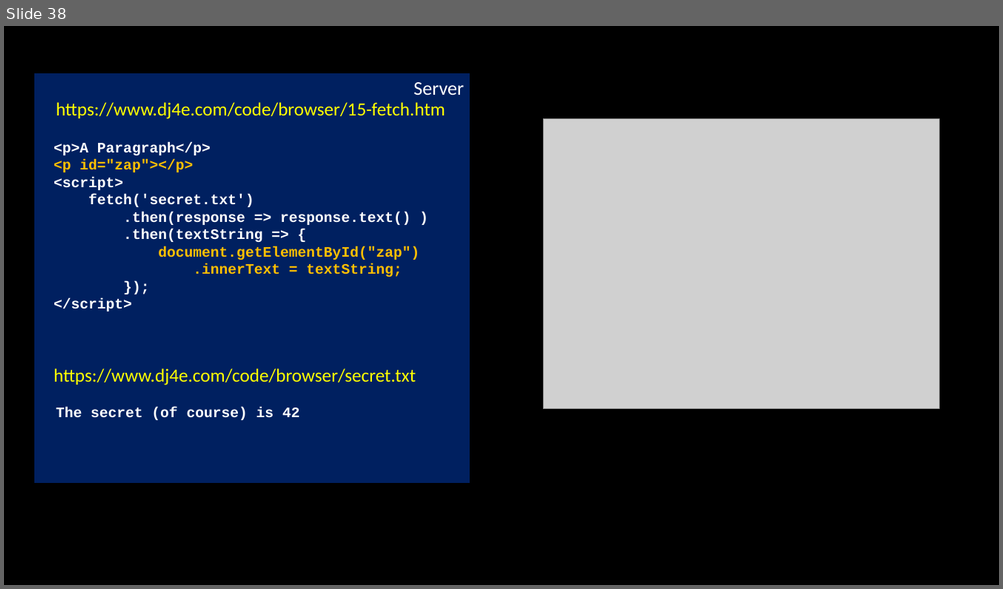
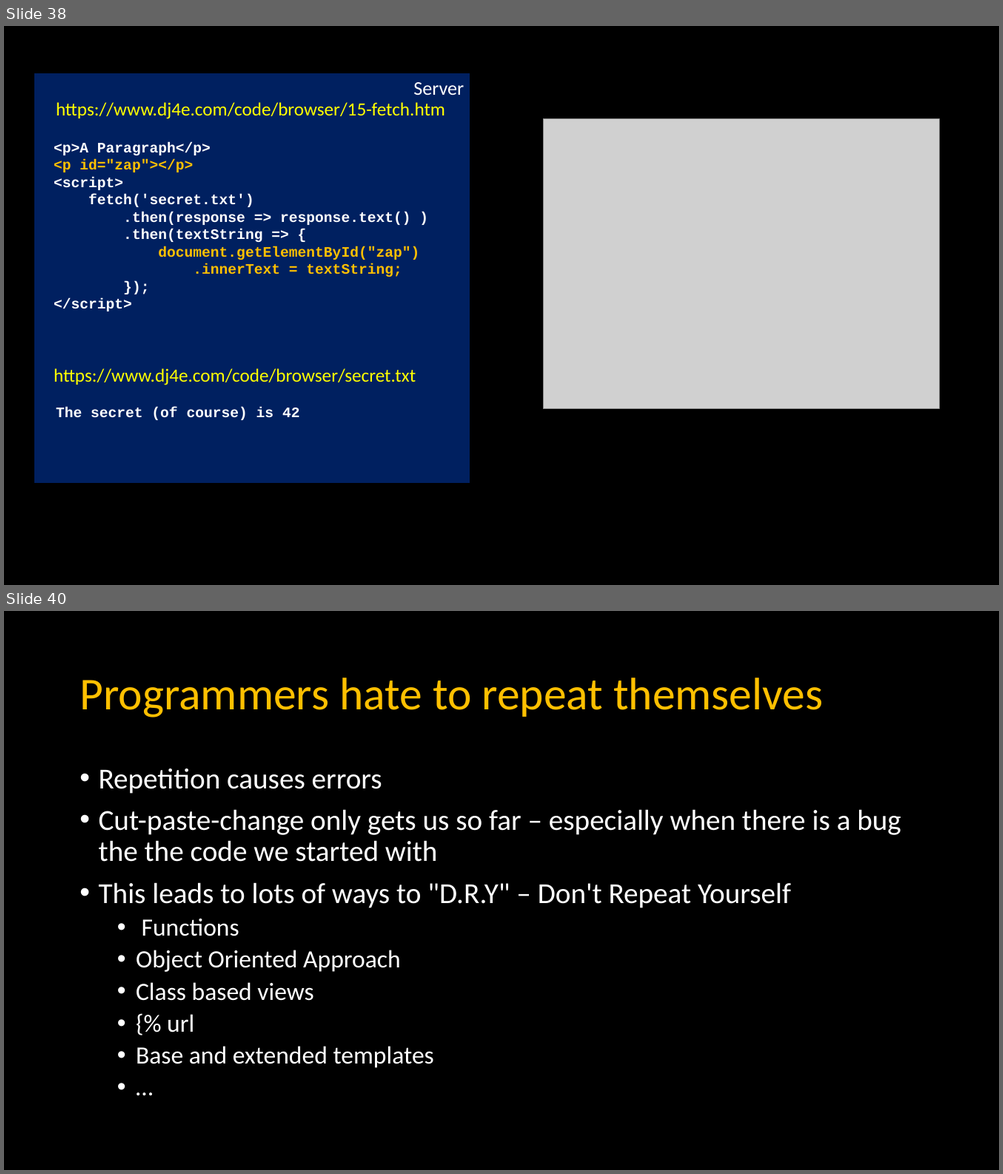
Before and after one commit to csev/dj4e, a slide deck: lectures/JS-03-Browser.pptx. Shown one above the other, each under a label of ours: slide 38 before the commit, slides 38 and 40 after it; the slides between them are not shown. The pictures are 1003x589 and 1003x1174 pixels, drawn with LibreOffice and Linux fonts; fonts in the diff are those of the drawing; grey boxes stand for pictures. Boxes give left, top, right and bottom in pixels: in the first picture for what was removed or moved away, otherwise in the second. Text is boxed around its words. In the diff, an @@ line names an element or a change of style, - is before the commit and + after.

```diff
--- a/lectures/JS-03-Browser.pptx
+++ b/lectures/JS-03-Browser.pptx
@@ slide 40 added at (x1=4, y1=611, x2=999, y2=1170), background #000000 @@
@@ title added at (x1=79, y1=678, x2=823, y2=718), 44 pt, text #FFC000 @@
+Programmers hate to repeat themselves
@@ text added at (x1=99, y1=769, x2=901, y2=1068), 28 pt, text #FFFFFF @@
+• Repetition causes errors
+• Cut-paste-change only gets us so far – especially when there is a bug the the code we started with
+• This leads to lots of ways to "D.R.Y" – Don't Repeat Yourself
+  • Functions
+  • Object Oriented Approach
+  • Class based views
+  • {% url
+  • Base and extended templates
+  • …
```
Also in this commit, not shown: 2 slides changed, 2 other slides added, 2 other files.
